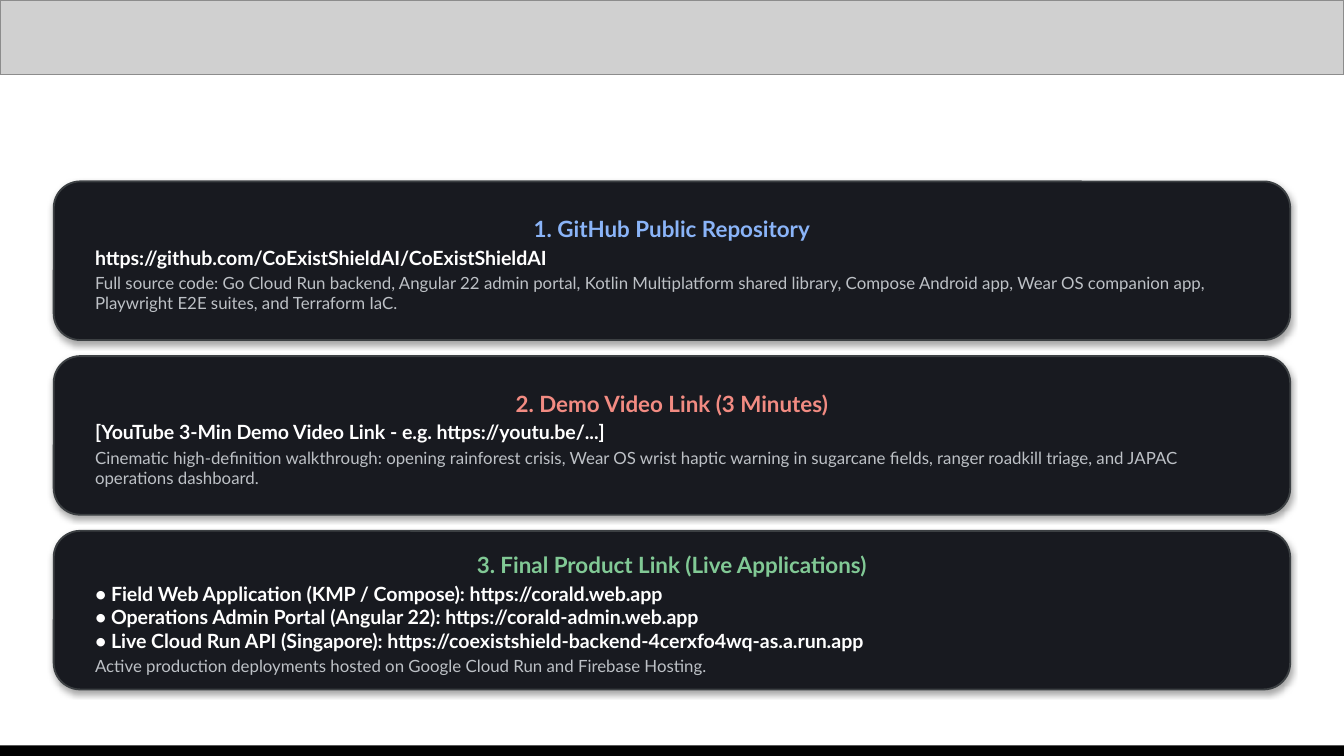
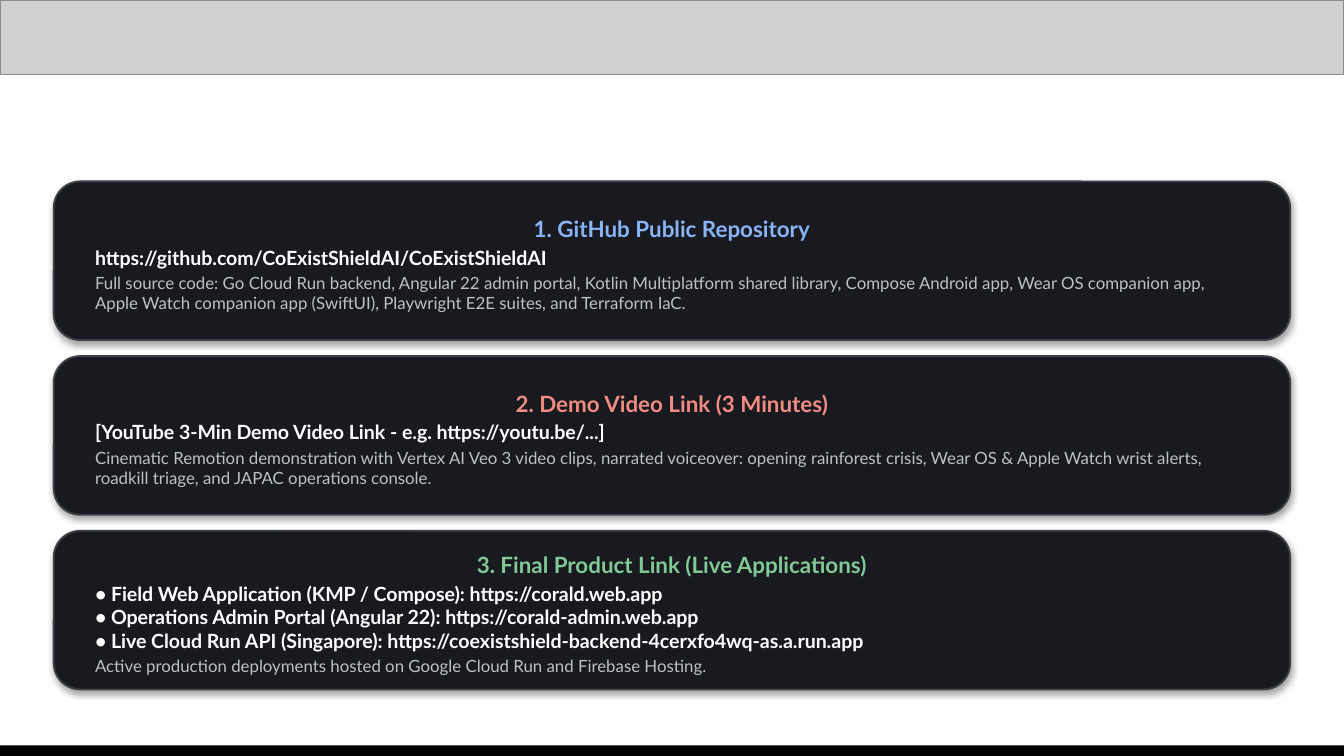
Before and after one commit to CoExistShieldAI/CoExistShieldAI, a slide deck: slide 16 of CoExistShieldAI_AIBuildersCup2026_PitchDeck.pptx (slide 14 before the commit). Drawn at 1344x756 pixels with LibreOffice and Linux fonts; fonts in the diff are those of the drawing; grey boxes stand for pictures. Boxes give left, top, right and bottom in pixels: in the first picture for what was removed or moved away, otherwise in the second. Text is boxed around its words. In the diff, an @@ line names an element or a change of style, - is before the commit and + after.

Commit message:
feat(regions): expand JAPAC conflict coverage to Sri Lanka and multi-species wildlife

```diff
--- a/CoExistShieldAI_AIBuildersCup2026_PitchDeck.pptx
+++ b/CoExistShieldAI_AIBuildersCup2026_PitchDeck.pptx
@@ text in rounded rectangle at (x1=95, y1=276, x2=1205, y2=312): text changed @@
-Full source code: Go Cloud Run backend, Angular 22 admin portal, Kotlin Multiplatform shared library, Compose Android app, Wear OS companion app, Playwright E2E suites, and Terraform IaC.
+Full source code: Go Cloud Run backend, Angular 22 admin portal, Kotlin Multiplatform shared library, Compose Android app, Wear OS companion app, Apple Watch companion app (SwiftUI), Playwright E2E suites, and Terraform IaC.
@@ text in rounded rectangle at (x1=95, y1=451, x2=1201, y2=487): text changed @@
-Cinematic high-definition walkthrough: opening rainforest crisis, Wear OS wrist haptic warning in sugarcane fields, ranger roadkill triage, and JAPAC operations dashboard.
+Cinematic Remotion demonstration with Vertex AI Veo 3 video clips, narrated voiceover: opening rainforest crisis, Wear OS & Apple Watch wrist alerts, roadkill triage, and JAPAC operations console.
```
Also in this commit, not shown: 11 other slides changed, 5 slides added, 3 slides removed, 12 other files.
